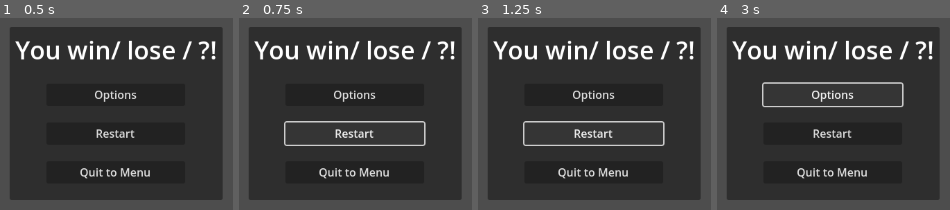
Above: before the commit, frames 1-4 (left to right).
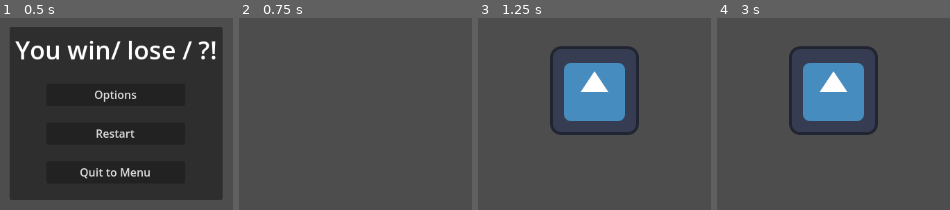
Above: after the commit, the same moments.

Repository: cjack-chmod/GodotGameJamTemplate
Game: Godot game, scene res://scenes/ui/menus/game_over_menu/game_over_menu.tscn
Two runs of this game, one before a commit and one after it. Both use one fixed random seed, a clock stepped at 60 frames per second and the inputs below. This scene is started directly instead of the project's main scene. The engine's default icon, where the game draws it, is replaced by a stand-in: a white triangle on a blue panel in a dark square.
Inputs (mouse positions are in pixels of both pictures, inside the frame that each line leads up to):
- Up to frame 1 (0.5 s): no input
- Up to frame 2 (0.75 s): click "Restart" at 0.5 s
- Up to frame 3 (1.25 s): no input
- Up to frame 4 (3 s): click (833, 133) at 1.25 s, where only the run before the commit has a clickable "Restart"; click (833, 133) at 2 s, where only the run before the commit has a clickable "Restart"; click (833, 94) at 2.75 s, where only the run before the commit has a clickable "Options"

Frame 1 is identical in both runs. In frame 2, 74% of the frame differs, in the area x 4-96%, y 4-95%; in frame 3, 75%; in frame 4, 77%.

Commit message:
connecting buttons

Diff:
--- a/scenes/ui/menus/game_over_menu/game_over_menu.gd
+++ b/scenes/ui/menus/game_over_menu/game_over_menu.gd
@@ -6,6 +6,10 @@
 
 
 func _ready() -> void:
+	%OptionsButton.pressed.connect(_on_options_pressed)
+	%RestartButton.pressed.connect(_on_restart_pressed)
+	%QuitButton.pressed.connect(_on_quit_pressed)
+
 	get_tree().paused = true
 	panel_container.pivot_offset = panel_container.size / 2
 	var tween: Tween = create_tween()
